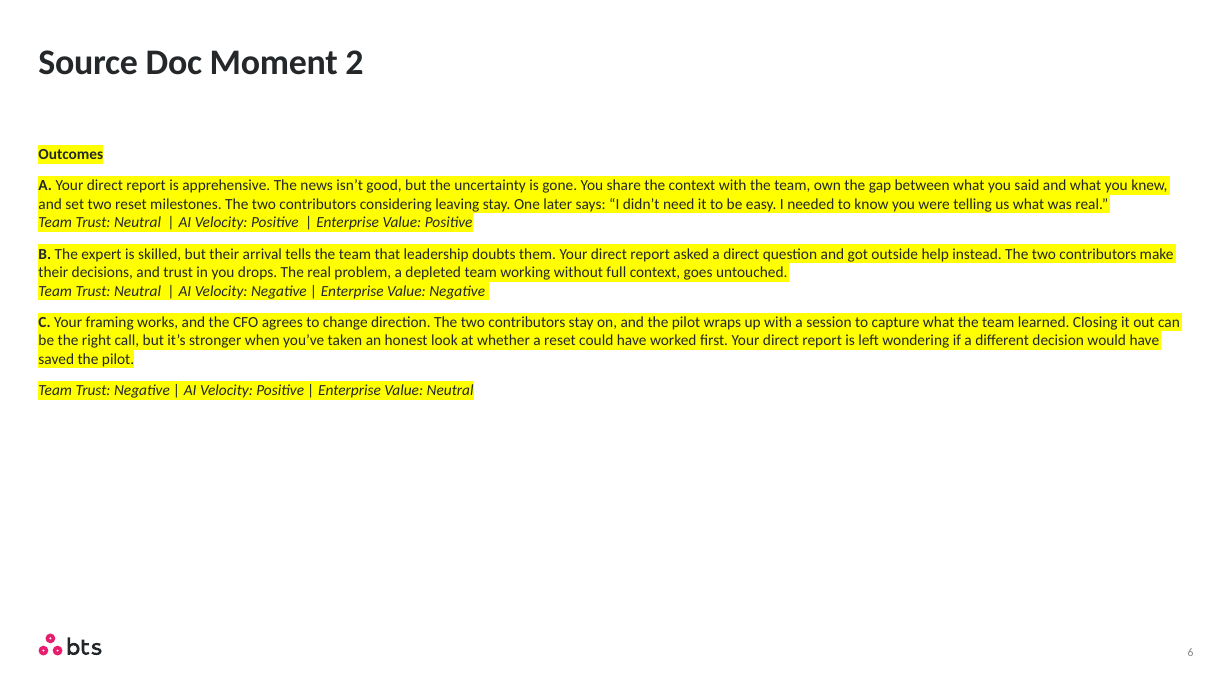
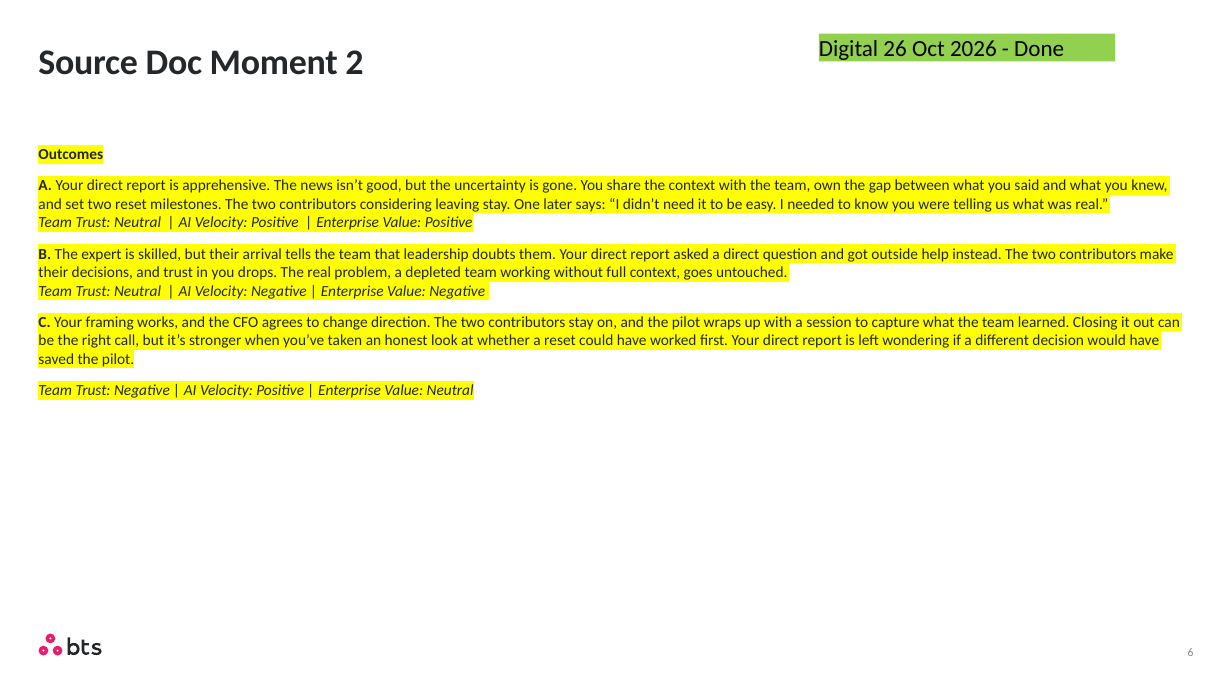
Before and after one commit to BTS-USA/BTS_BD_Marketing_MBS, a slide deck: slide 6 of _dev/Feedback/Consultant/23-Oct/10_23_2026_Update_For_Digital_Simulation.pptx. Drawn at 1232x693 pixels with LibreOffice and Linux fonts; fonts in the diff are those of the drawing. Boxes give left, top, right and bottom in pixels: in the first picture for what was removed or moved away, otherwise in the second. Text is boxed around its words. In the diff, an @@ line names an element or a change of style, - is before the commit and + after.

```diff
--- a/_dev/Feedback/Consultant/23-Oct/10_23_2026_Update_For_Digital_Simulation.pptx
+++ b/_dev/Feedback/Consultant/23-Oct/10_23_2026_Update_For_Digital_Simulation.pptx
@@ rectangle added at <box>819,33,1116,61</box>, fill #92D050, 18 pt, text #000000 @@
+Digital 26 Oct 2026 - Done
```
Also in this commit, not shown: 6 other slides changed.
